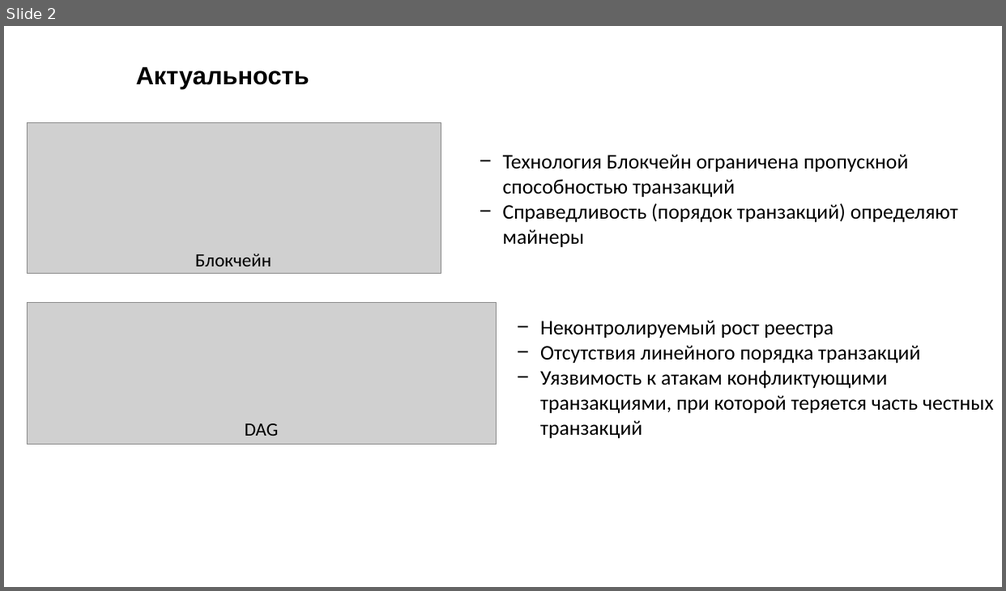
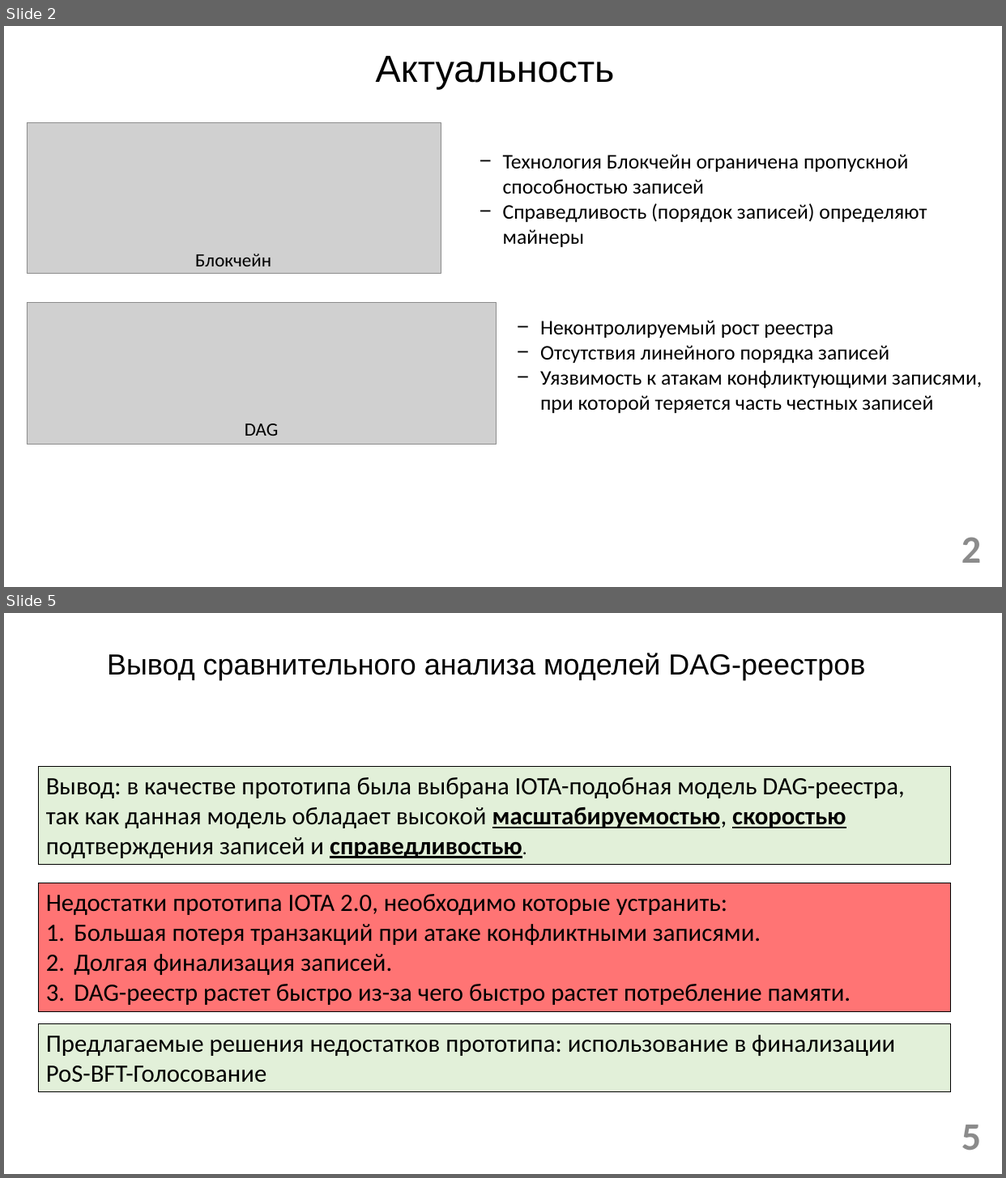
Before and after one commit to ub3r123/My_model, a slide deck: Презентация1.pptx. Shown one above the other, each under a label of ours: slide 2 before the commit, slides 2 and 5 after it; the slides between them are not shown. The pictures are 1006x591 and 1006x1178 pixels, drawn with LibreOffice and Linux fonts; fonts in the diff are those of the drawing; grey boxes stand for pictures; background and template pictures are left out. Boxes give left, top, right and bottom in pixels: in the first picture for what was removed or moved away, otherwise in the second. Text is boxed around its words. In the diff, an @@ line names an element or a change of style, - is before the commit and + after.

```diff
--- a/Презентация1.pptx
+++ b/Презентация1.pptx
@@ slide 5 added at <box>4,613,1002,1174</box>, background picture (left out) @@
@@ text added at <box>107,653,865,680</box>, 28 pt, text #000000 @@
+Вывод сравнительного анализа моделей DAG-реестров
@@ rectangle added at <box>39,766,951,865</box>, fill #E2F0D9, outline #000000 0.75 pt, 24 pt, text #000000 @@
+Вывод: в качестве прототипа была выбрана IOTA-подобная модель DAG-реестра, так как данная модель обладает высокой масштабируемостью, скоростью подтверждения записей и справедливостью.
@@ rectangle added at <box>39,884,951,1012</box>, fill #FF7474, outline #000000 0.75 pt, 24 pt, text #000000 @@
+Недостатки прототипа IOTA 2.0, необходимо которые устранить:
+1. Большая потеря транзакций при атаке конфликтными записями.
+2. Долгая финализация записей.
+3. DAG-реестр растет быстро из-за чего быстро растет потребление памяти.
@@ rectangle added at <box>39,1024,951,1093</box>, fill #E2F0D9, outline #000000 0.75 pt, 24 pt, text #000000 @@
+Предлагаемые решения недостатков прототипа: использование в финализации PoS-BFT-Голосование
@@ page number added at <box>961,1125,981,1150</box>, 37.3 pt, text #8C8C8C, bold @@
+5
@@ slide 2 changed as well @@
@@ text "Актуальность": place and size @@
-text "Актуальность" at <box>136,66,309,89</box>
+text "Актуальность" at <box>376,56,615,89</box>
@@ text "Актуальность" at <box>376,56,615,89</box>: size 24 to 36.4 pt, bold off; alignment left to centre; line spacing 1 to 0.9 @@
@@ text at <box>503,154,927,247</box>: text changed @@
-− Технология Блокчейн ограничена пропускной способностью транзакций
-− Справедливость (порядок транзакций) определяют майнеры
+− Технология Блокчейн ограничена пропускной способностью записей
+− Справедливость (порядок записей) определяют майнеры
@@ text at <box>540,345,982,413</box>: text changed @@
-− Отсутствия линейного порядка транзакций
-− Уязвимость к атакам конфликтующими транзакциями, при которой теряется часть честных транзакций
+− Отсутствия линейного порядка записей
+− Уязвимость к атакам конфликтующими записями, при которой теряется часть честных записей
@@ page number added at <box>961,537,981,563</box>, 37.3 pt, text #8C8C8C, bold @@
+2
```
Also in this commit, not shown: 7 other slides changed, 6 other slides added, 2 slides removed, 3 other files.
